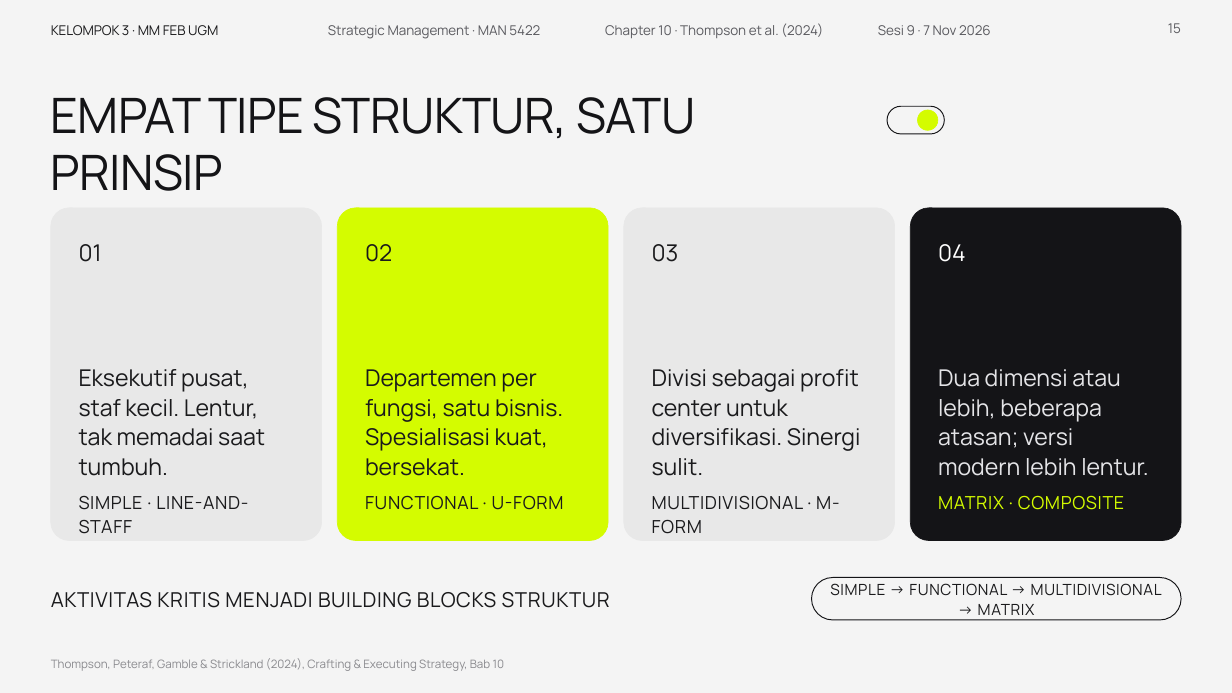
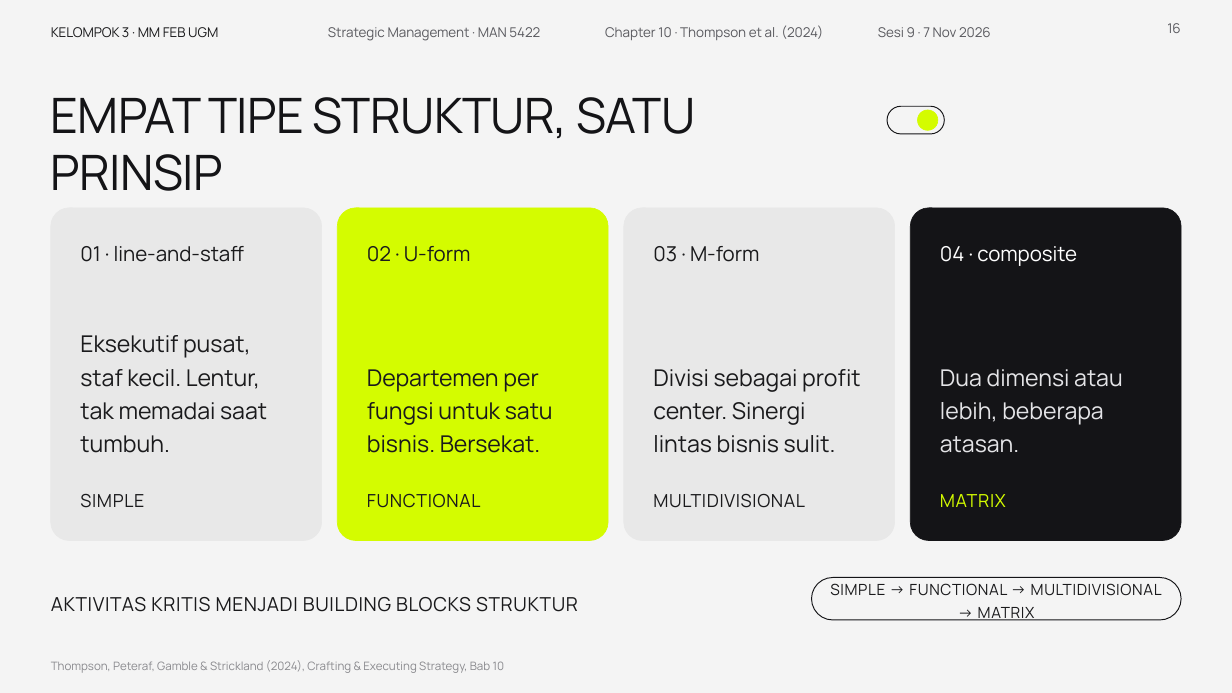
Before and after one commit to aslihabnuri/Dom-Manipulation, a slide deck: slide 16 of presentasi_ch10_kelompok3/SMJKT_Group 3_Aslih_Chapter 10 Strategy Execution.pptx (slide 15 before the commit). Drawn at 1232x693 pixels with LibreOffice and Linux fonts; fonts in the diff are those of the drawing; background and template pictures are left out. Boxes give left, top, right and bottom in pixels: in the first picture for what was removed or moved away, otherwise in the second. Text is boxed around its words. In the diff, an @@ line names an element or a change of style, - is before the commit and + after.

```diff
--- a/presentasi_ch10_kelompok3/SMJKT_Group 3_Aslih_Chapter 10 Strategy Execution.pptx
+++ b/presentasi_ch10_kelompok3/SMJKT_Group 3_Aslih_Chapter 10 Strategy Execution.pptx
@@ page number at [1167,23,1181,33]: text changed @@
-15
+16
@@ text "Eksekutif pusat, staf kecil. Lentur, ...": place and size @@
-text "Eksekutif pusat, staf kecil. Lentur, ..." at [79,369,265,476]
+text "Eksekutif pusat, staf kecil. Lentur, ..." at [80,335,267,453]
@@ text "Eksekutif pusat, staf kecil. Lentur, ..." at [80,335,267,453]: line spacing 1.08 to 1.2 @@
@@ text at [80,246,244,262]: text changed; size 18 to 16 pt @@
-01
+01 · line-and-staff
@@ text at [367,246,471,262]: text changed; size 18 to 16 pt @@
-02
+02 · U-form
@@ text at [653,246,760,262]: text changed; size 18 to 16 pt @@
-03
+03 · M-form
@@ text at [940,246,1077,266]: text changed; size 18 to 16 pt @@
-04
+04 · composite
@@ text at [367,369,553,453]: text changed @@
-Departemen per fungsi, satu bisnis. Spesialisasi kuat, bersekat.
+Departemen per fungsi untuk satu bisnis. Bersekat.
@@ text at [653,369,861,453]: text changed @@
-Divisi sebagai profit center untuk diversifikasi. Sinergi sulit.
+Divisi sebagai profit center. Sinergi lintas bisnis sulit.
@@ text at [940,369,1123,453]: text changed @@
-Dua dimensi atau lebih, beberapa atasan; versi modern lebih lentur.
+Dua dimensi atau lebih, beberapa atasan.
@@ text at [80,494,144,508]: text changed @@
-SIMPLE · LINE-AND-STAFF
+SIMPLE
@@ text at [367,493,481,508]: text changed @@
-FUNCTIONAL · U-FORM
+FUNCTIONAL
@@ text at [653,494,805,508]: text changed @@
-MULTIDIVISIONAL · M-FORM
+MULTIDIVISIONAL
@@ text at [940,494,1006,507]: text changed @@
-MATRIX · COMPOSITE
+MATRIX
@@ text "AKTIVITAS KRITIS MENJADI BUILDING BLOCKS ..." at [51,597,578,612]: size 16 to 15 pt; line spacing 1.1 to 1.22 @@
@@ line spacing 1.1 to 1.22 in 6 elements at [51,27,218,37], [328,27,540,41], [605,25,823,40], [878,27,991,37], [830,583,1162,621], [51,660,505,673] @@
```
Also in this commit, not shown: 17 other slides changed, 1 slide added, 3 other files.
